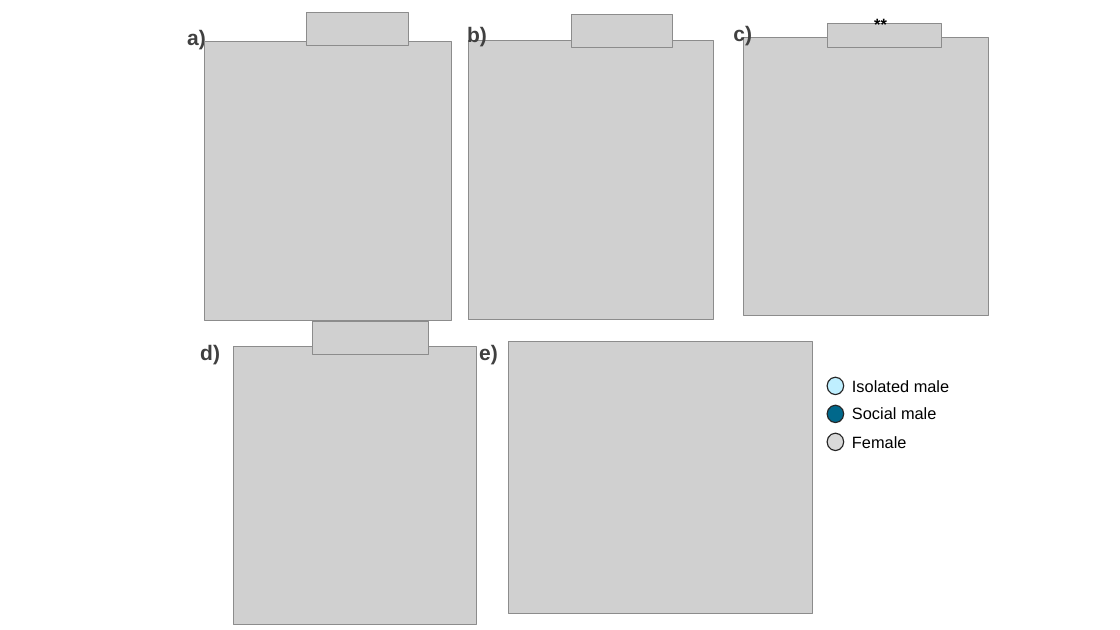
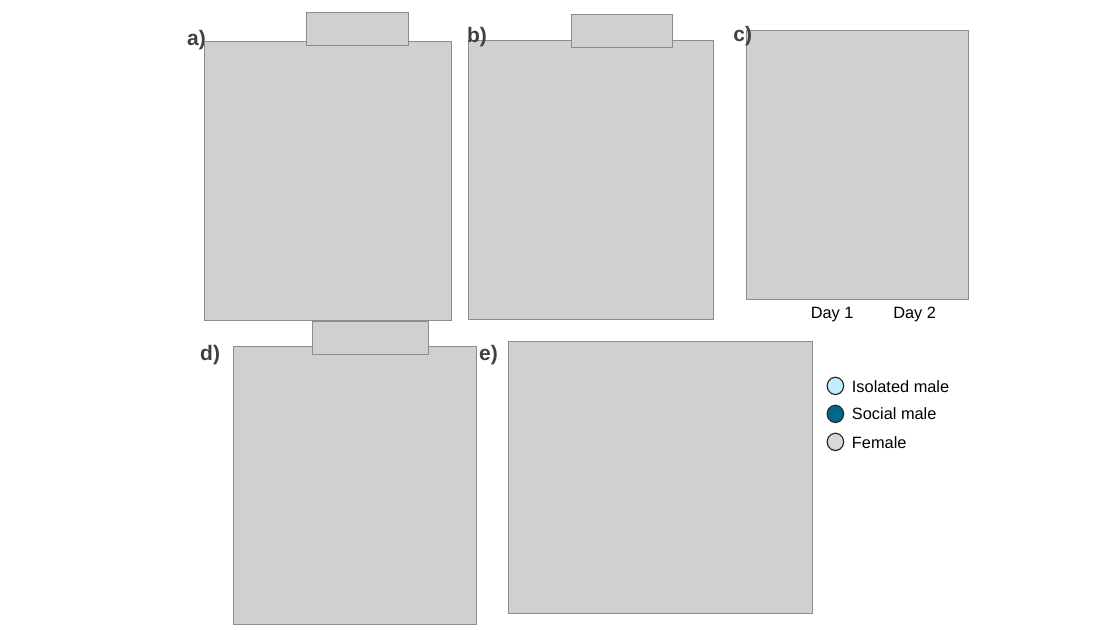
Before and after one commit to janyan33/bb_soc_exp, a slide deck: slide 3 of soc_exp_ms_figs.pptx. Drawn at 1120x630 pixels with LibreOffice and Linux fonts; fonts in the diff are those of the drawing; grey boxes stand for pictures. Boxes give left, top, right and bottom in pixels: in the first picture for what was removed or moved away, otherwise in the second. Text is boxed around its words. In the diff, an @@ line names an element or a change of style, - is before the commit and + after.

```diff
--- a/soc_exp_ms_figs.pptx
+++ b/soc_exp_ms_figs.pptx
@@ picture removed at (x1=828, y1=24, x2=943, y2=47) @@
@@ text removed at (x1=866, y1=10, x2=907, y2=39) @@
-**
@@ picture resized from (x1=744, y1=38, x2=989, y2=316) to (x1=747, y1=30, x2=970, y2=299) @@
@@ text added at (x1=811, y1=306, x2=853, y2=321), 14 pt, text #000000 @@
+Day 1
@@ text added at (x1=893, y1=306, x2=936, y2=321), 14 pt, text #000000 @@
+Day 2
```
Also in this commit, not shown: 2 other slides changed, 3 other files.
